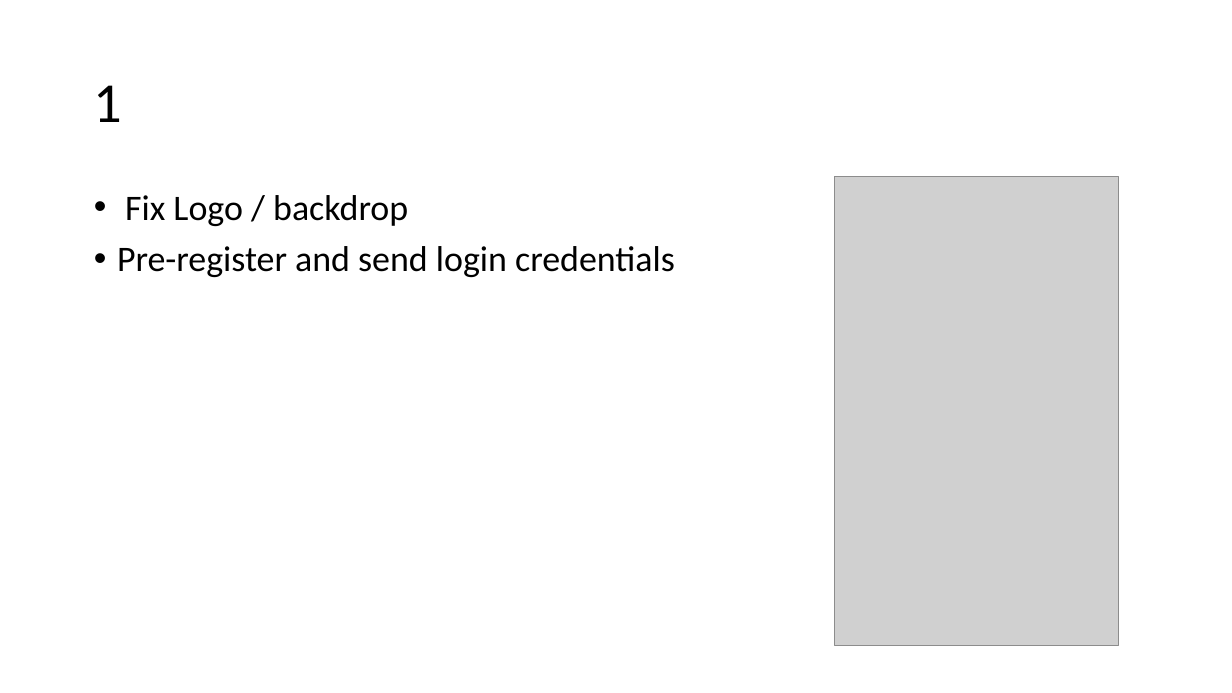
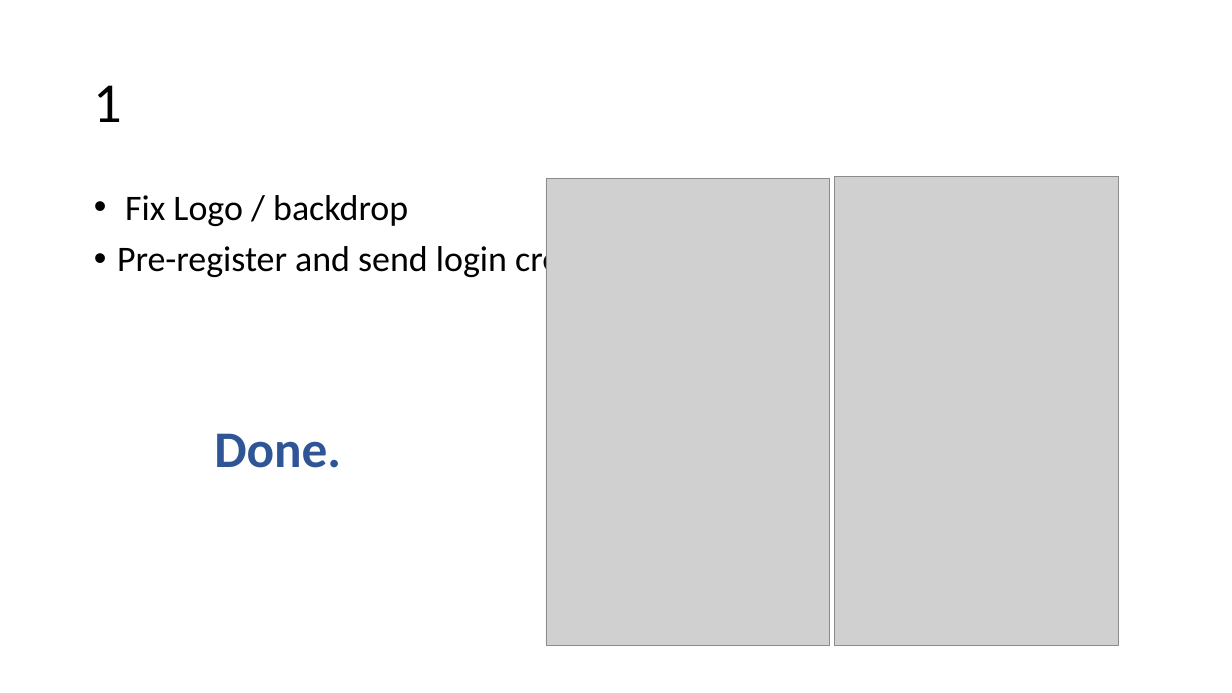
Before and after one commit to Agility360/AWS, a slide deck: slide 5 of frontend/app-design-screens.pptx (slide 4 before the commit). Drawn at 1232x693 pixels with LibreOffice and Linux fonts; fonts in the diff are those of the drawing; grey boxes stand for pictures. Boxes give left, top, right and bottom in pixels: in the first picture for what was removed or moved away, otherwise in the second. Text is boxed around its words. In the diff, an @@ line names an element or a change of style, - is before the commit and + after.

```diff
--- a/frontend/app-design-screens.pptx
+++ b/frontend/app-design-screens.pptx
@@ picture added at <box>546,178,830,645</box> @@
@@ text added at <box>214,433,341,468</box>, 40 pt, text #2F5597, bold @@
+Done.
```
Also in this commit, not shown: 5 other slides changed, 1 slide added, 1 other file.
